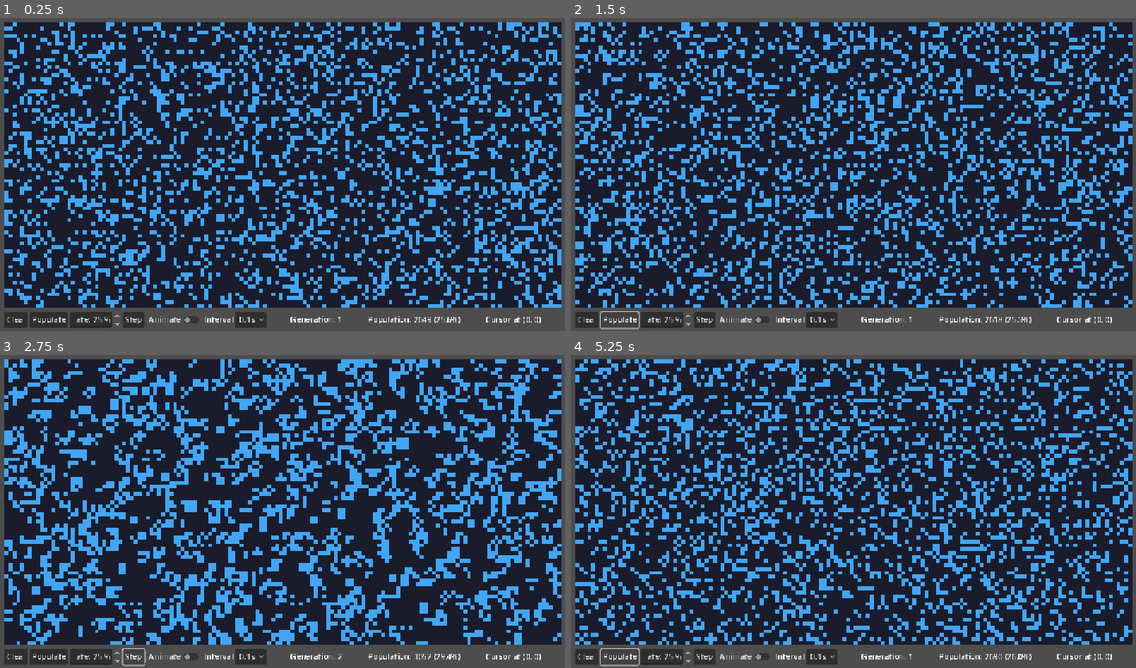
Above: before the commit, frames 1-4 (two rows, left to right).
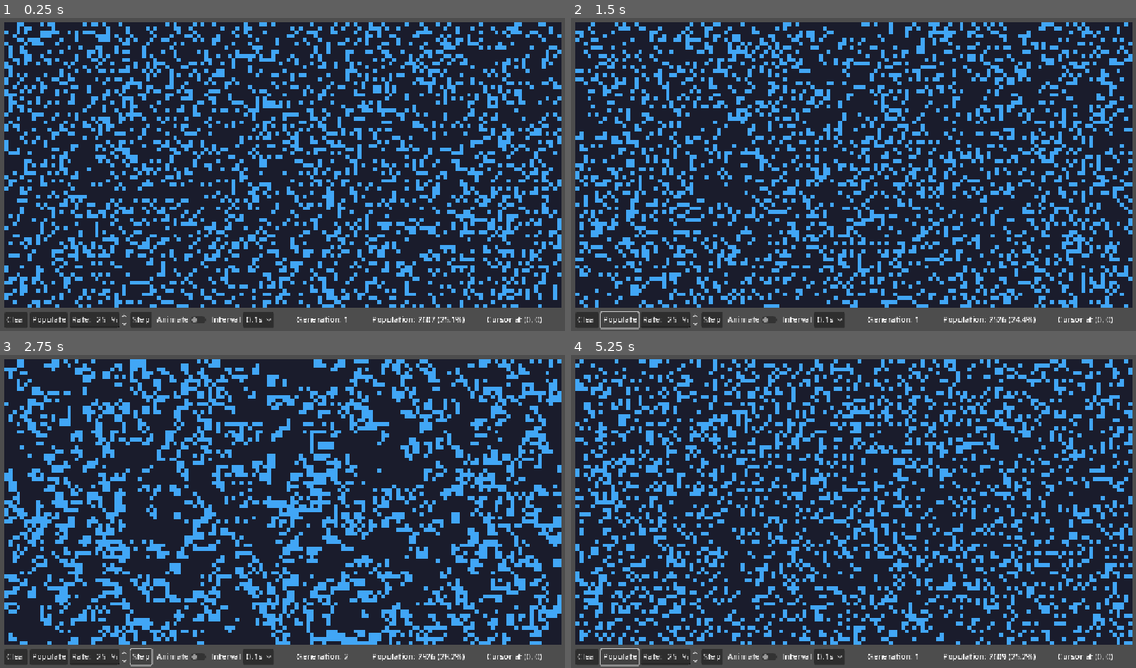
Above: after the commit, the same moments.

Repository: MCMLXXXV/godot-game-of-life
Game: Godot game, scene res://src/main.tscn
The game is run twice, just before and just after one commit, with the same random seed, the same clock (stepped at 60 frames per second) and the same inputs.
Inputs:
- Up to frame 1 (0.25 s): no input
- Up to frame 2 (1.5 s): click "Clear" at 0.5 s; click "Populate" at 1.25 s
- Up to frame 3 (2.75 s): click "Step" at 2 s
- Up to frame 4 (5.25 s): click "Animate" at 2.75 s; click "0.1s" at 3.5 s; click "Clear" at 4.25 s; click "Populate" at 5 s

The runs differ from the first frame. In frame 1, 34% of the frame differs, in the area x 0-100%, y 1-99%; in frame 2, 35%; in frame 3, 38%, in the area x 0-100%, y 1-100%; in frame 4, 35%.

Commit message:
Code revisions.
- Change the generator to use the global random number generator.

- Change TileMap to TileMapLayer.

- Update README.

- Update project to Godot Engine 4.4.

Diff:
--- a/project.godot
+++ b/project.godot
@@ -14,7 +14,7 @@
 config/description="Small, interactive Conway's \"Game of Life\" implementation in GDScript (no shaders)."
 config/tags=PackedStringArray("sample", "tutorial")
 run/main_scene="res://src/main.tscn"
-config/features=PackedStringArray("4.2")
+config/features=PackedStringArray("4.4")
 
 [debug]
 
--- a/src/actions.gd
+++ b/src/actions.gd
@@ -37,7 +37,6 @@
 	action_requested.emit(action_id, params)
 
 
-
 func _on_animate_toggled(toggled_on: bool) -> void:
 	$Step.disabled = toggled_on
 	action_requested.emit(&"animate", {animate = not toggled_on})
--- a/src/actions.tscn
+++ b/src/actions.tscn
@@ -16,7 +16,7 @@
 text = "Populate"
 
 [node name="Rate" type="SpinBox" parent="."]
-custom_minimum_size = Vector2(105, 0)
+custom_minimum_size = Vector2(120, 0)
 layout_mode = 2
 min_value = 20.0
 max_value = 80.0
--- a/src/game_of_life.gd
+++ b/src/game_of_life.gd
@@ -24,41 +24,39 @@
 @export_range(10, 144, 1, "suffix:columns")
 var grid_width: int = 10
 
-var _cells: Array[bool] = []
+var _current_generation: Array[bool] = []
 var _generation: int = 0
-var _rng := RandomNumberGenerator.new()
 
 @onready
 var _grid_bounds := Rect2i(0, 0, grid_width, grid_height)
 
 
 func _ready() -> void:
-	_cells.resize(grid_height * grid_width)
-	_rng.randomize()
+	_current_generation.resize(grid_height * grid_width)
 
 
 ## Clears live cells, leaving the grid blank.
 func clear() -> void:
-	_cells.fill(false)
+	_current_generation.fill(false)
 	_generation = 1
 	_emit_updated()
 
 
 ## Evolves the population to the next generation.
 func evolve() -> void:
-	var result: Array[bool] = _cells.duplicate()
-	for i in grid_height * grid_width:
+	var result: Array[bool] = _current_generation.duplicate()
+	for i: int in grid_height * grid_width:
 		# Count neighbor cells.
 		var neighbors := 0
-		for offset in NEIGHBORS:
-			neighbors += int(_cells[posmod(grid_width * offset.y + offset.x + i, grid_height * grid_width)])
+		for offset: Vector2i in NEIGHBORS:
+			neighbors += int(_current_generation[posmod(grid_width * offset.y + offset.x + i, grid_height * grid_width)])
 		# Apply the Game of Life rules:
 		# 1. Any live cell with fewer than 2 live neighbors dies (underpopulation).
 		# 2. Any live cell with 2 or 3 live neighbors lives on to the next generation.
 		# 3. Any live cell with more than 3 live neighbors dies (overpopulation).
 		# 4. Any dead cell with exactly 3 live neighbors becomes a live cell (reproduction).
-		result[i] = _cells[i] and neighbors == 2 or neighbors == 3  # It's just that...!
-	_cells = result
+		result[i] = _current_generation[i] and neighbors == 2 or neighbors == 3  # It's just that...!
+	_current_generation = result
 	_generation += 1
 	_emit_updated()
 
@@ -81,8 +79,8 @@
 
 ## Generates the first generation of cells, with an approximate [param rate] of live cells on the grid.
 func populate(rate: float = 0.25) -> void:
-	for i in grid_height * grid_width:
-		_cells[i] = _rng.randf() <= rate
+	for i: int in grid_height * grid_width:
+		_current_generation[i] = randf() <= rate
 	_generation = 1
 	_emit_updated()
 
@@ -90,14 +88,14 @@
 ## Alternates the state of any given cell on the grid.
 func toggle(index: int) -> void:
 	if _is_index_within_bounds(index):
-		_cells[index] = not _cells[index]
+		_current_generation[index] = not _current_generation[index]
 		_emit_updated()
 
 
 func _emit_updated() -> void:
-	var population: int = _cells.reduce(func(sum: int, cell: bool): return sum + int(cell), 0)
+	var population: int = _current_generation.reduce(func(sum: int, cell: bool): return sum + int(cell), 0)
 	var population_percent := 1.0 * population / (grid_height * grid_width)
-	updated.emit(_cells, {
+	updated.emit(_current_generation, {
 		generation = _generation,
 		population = population,
 		population_percent = population_percent,
--- a/src/main.gd
+++ b/src/main.gd
@@ -30,7 +30,7 @@
 	for i in len(cells):
 		var point: Vector2i = $GameOfLife.get_cell_point(i)
 		var tile := Vector2i.RIGHT if cells[i] else Vector2i.ZERO
-		%Grid.set_cell(0, point, 0, tile)
+		%Grid.set_cell(point, 0, tile)
 	%Actions.set_generation(stats.generation)
 	%Actions.set_population(stats.population, stats.population_percent)
 
--- a/src/main.tscn
+++ b/src/main.tscn
@@ -41,11 +41,11 @@
 size = Vector2i(1136, 584)
 render_target_update_mode = 4
 
-[node name="Grid" type="TileMap" parent="Layout/SubViewportContainer/SubViewport"]
+[node name="Grid" type="TileMapLayer" parent="Layout/SubViewportContainer/SubViewport"]
 unique_name_in_owner = true
+use_parent_material = true
 scale = Vector2(0.5, 0.5)
 tile_set = ExtResource("2_7lwhf")
-format = 2
 
 [node name="Cursor" type="Sprite2D" parent="Layout/SubViewportContainer/SubViewport"]
 unique_name_in_owner = true
Not shown, added: src/actions.gd.uid
Not shown: 1 places in src/actions.tscn that only renumber resources
Not shown, added: src/game_of_life.gd.uid
Not shown, added: src/main.gd.uid
Not shown: 1 places in src/main.tscn that only renumber resources
Not shown, changed: README.md
